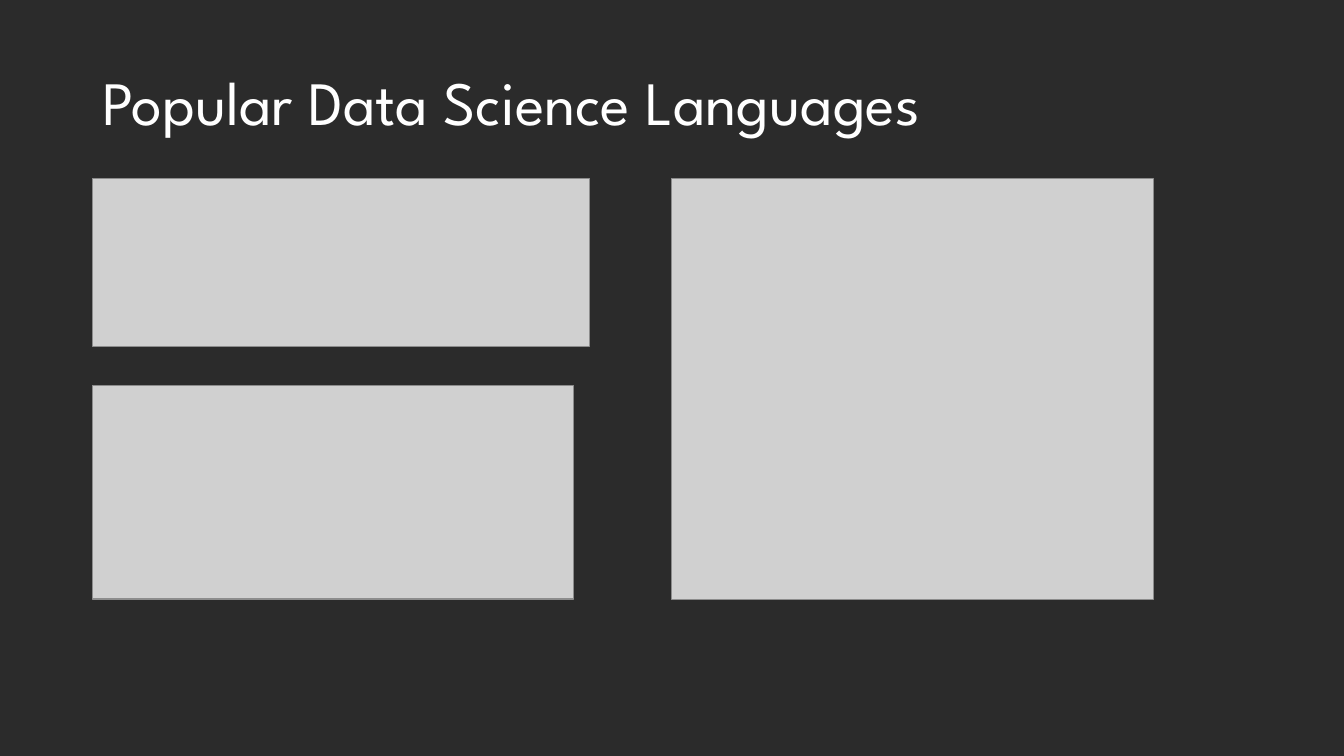
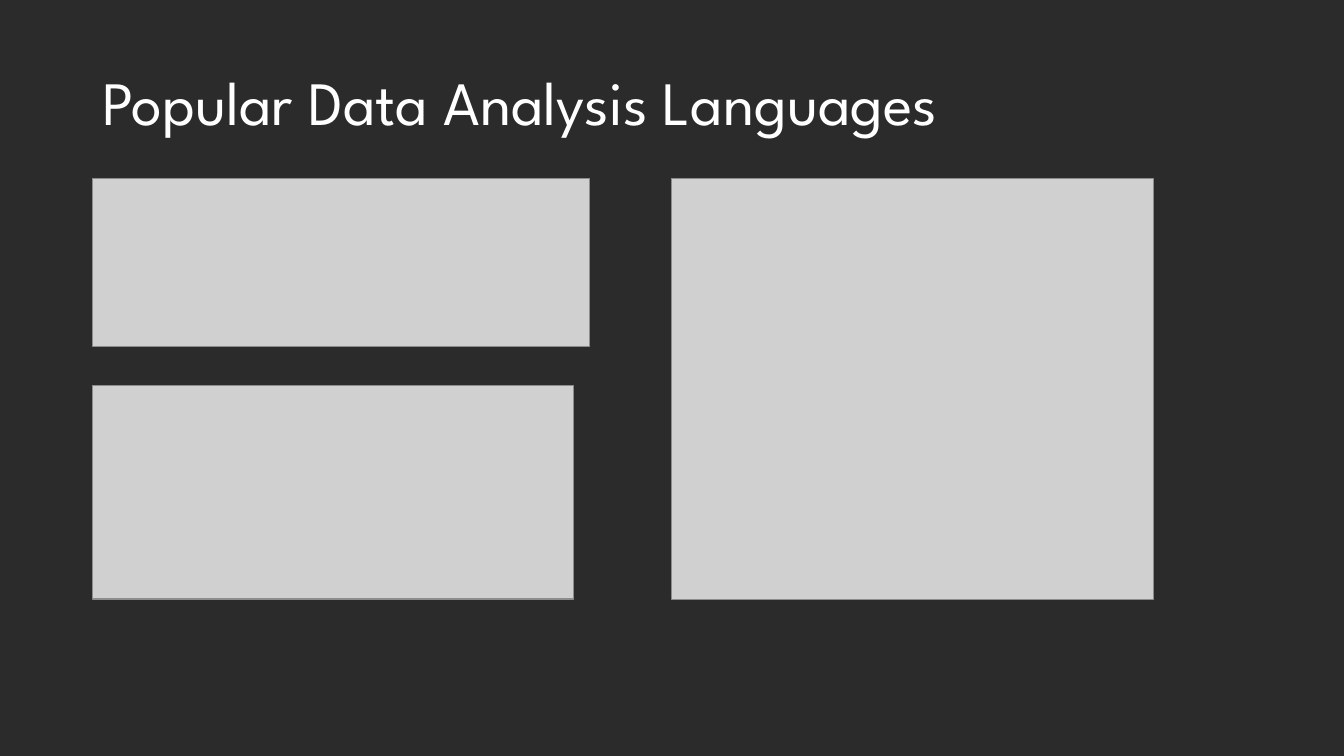
Before and after one commit to DustinEwers/r-talk-demos, a slide deck: slide 11 of slides/r_slides.pptx. Drawn at 1344x756 pixels with LibreOffice and Linux fonts; fonts in the diff are those of the drawing; grey boxes stand for pictures; background and template pictures are left out; a plain dark background stands for a picture behind light text. Boxes give left, top, right and bottom in pixels: in the first picture for what was removed or moved away, otherwise in the second. Text is boxed around its words. In the diff, an @@ line names an element or a change of style, - is before the commit and + after.

```diff
--- a/slides/r_slides.pptx
+++ b/slides/r_slides.pptx
@@ title at (102, 82, 938, 139): text changed @@
-Popular Data Science Languages
+Popular Data Analysis Languages
```
Also in this commit, not shown: 2 other slides changed, 3 other files.
